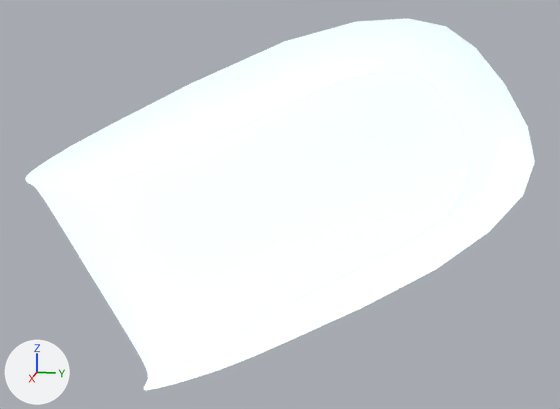
The FBX model interface/resources/meshes/controller/touch/touch_l_bumper.fbx, before and after one commit.
Both versions are drawn from a camera (50 mm lens) standing at (0.0433, 0.0325, -0.0168) and looking at (0.0003, 0.0239, -0.0276). Every picture has the same lights, and +X, +Y and +Z are marked at lower left.

Names of what the first picture shows: 'main_trigger_PLY.001'.
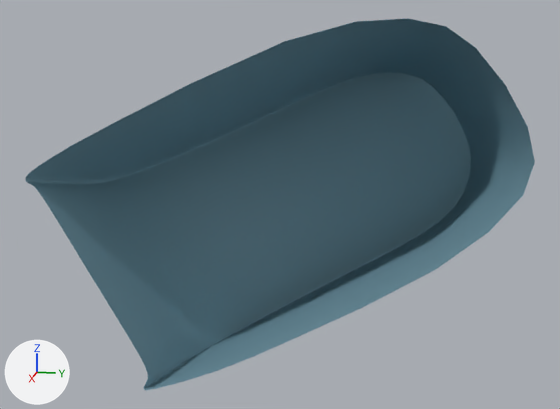
The change, as a diff of the scene's bpy script:
```diff
--- a/interface/resources/meshes/controller/touch/touch_l_bumper.fbx.py
+++ b/interface/resources/meshes/controller/touch/touch_l_bumper.fbx.py
@@ img_l_controller_highlight_dif_jpg @@
-img_l_controller_highlight_dif_jpg = load_image('L_controller-highlight_DIF.jpg', '_unpacked/L_controller-highlight_DIF.jpg', 768, 768, 'Non-Color')
+img_l_controller_highlight_dif_jpg = load_image('L_controller-highlight_DIF.jpg', '_unpacked/L_controller-highlight_DIF.jpg', 768, 768, 'sRGB')
@@ mat_highlight @@
 n0 = _N.new('ShaderNodeBsdfPrincipled'); n0.name = 'Principled BSDF'
 n2.image = img_l_controller_highlight_dif_jpg
-n3 = _N.new('ShaderNodeTexImage'); n3.name = 'Image Texture.001'
-n3.image = img_l_controller_highlight_dif_jpg
 _L.new(n2.outputs[0], n0.inputs[0])  # 'Color' to 'Base Color'
-_L.new(n3.outputs[0], n0.inputs[28])  # 'Color' to 'Emission Strength'
 _L.new(n0.outputs[0], n1.inputs[0])  # 'BSDF' to 'Surface'
```

Changed parts and their boxes (x1, y1, x2, y2) in the pictures (560 x 409 px):
'main_trigger_PLY.001', surface changed (white to blue): (25, 18, 535, 390) in both
